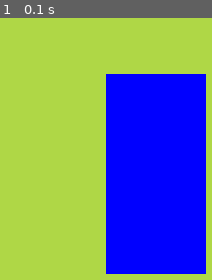
Above: before the commit, frame 1.
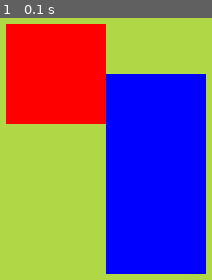
Above: after the commit, the same moment.

Repository: Pratap-kute/snake_pygames
Game: pygame game, started from start.py
The game is run twice, just before and just after one commit, with the same random seed, the same clock (stepped at 60 frames per second) and the same inputs.
Inputs:
- Up to frame 1 (0.1 s): no input

The runs differ from the first frame. In frame 1, 18% of the frame differs, in the area x 2-50%, y 2-41%.

Commit message:
rectangle object on screen

Diff:
--- a/start.py
+++ b/start.py
@@ -1,4 +1,6 @@
-import pygame, sys  # Import the pygame library
+import sys
+
+import pygame  # Import the pygame library
 
 pygame.init()  # Initialize the game engine
 
@@ -10,6 +12,8 @@
 test_surface = pygame.Surface((100, 200))  # Surface object
 test_surface.fill(pygame.Color("blue"))
 
+# creating rectangle Rect(left, top, width, height)
+test_rect = pygame.Rect(100, 200, 100, 100)
 while True:  # Infinite loop
     # The loop that will keep the game running
     for event in pygame.event.get():
@@ -25,6 +29,8 @@
     # using RGB colour scheme to screen
     screen.fill((175, 215, 70))
 
+    # drawing rectangle on screen
+    pygame.draw.rect(screen, (255, 0, 0), test_rect)  # drawing rectangle on screen
     # drawing Surface on screen which whole screen assign to game
     screen.blit(test_surface, (200, 250))
     pygame.display.update()  # Update the window
